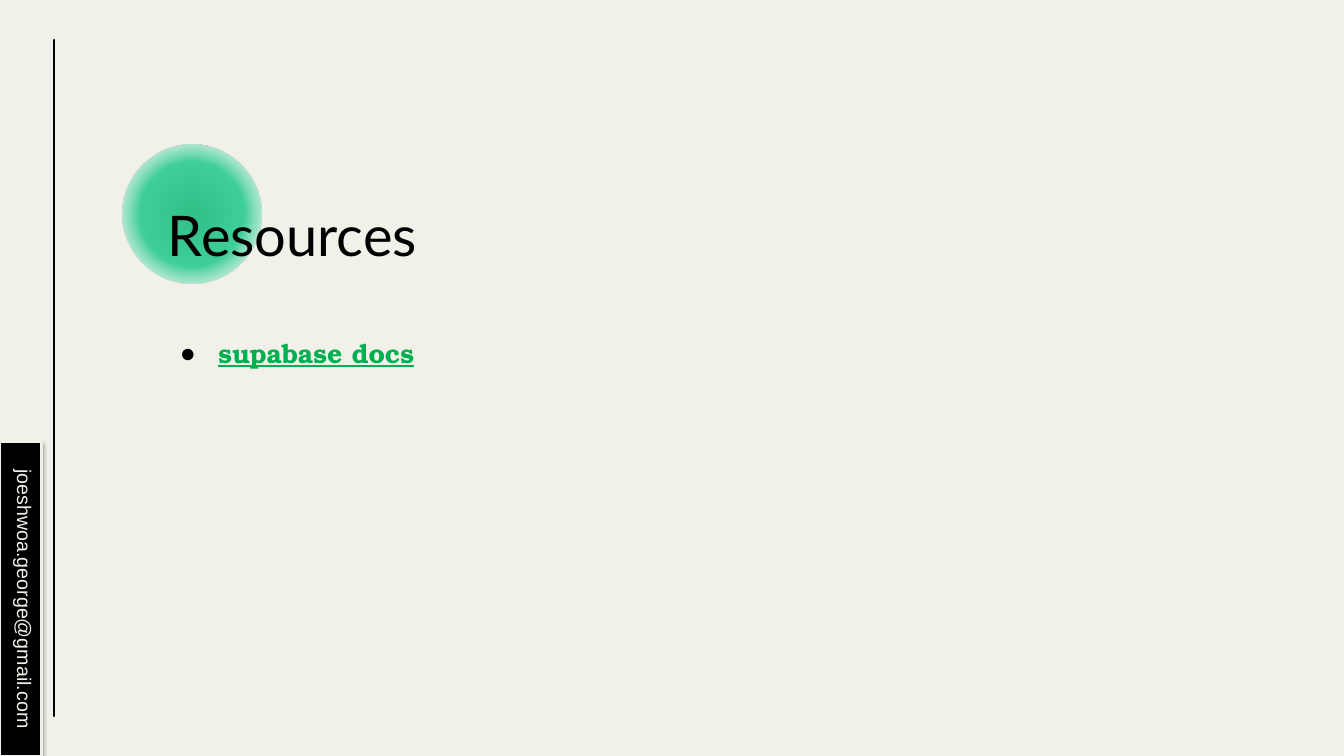
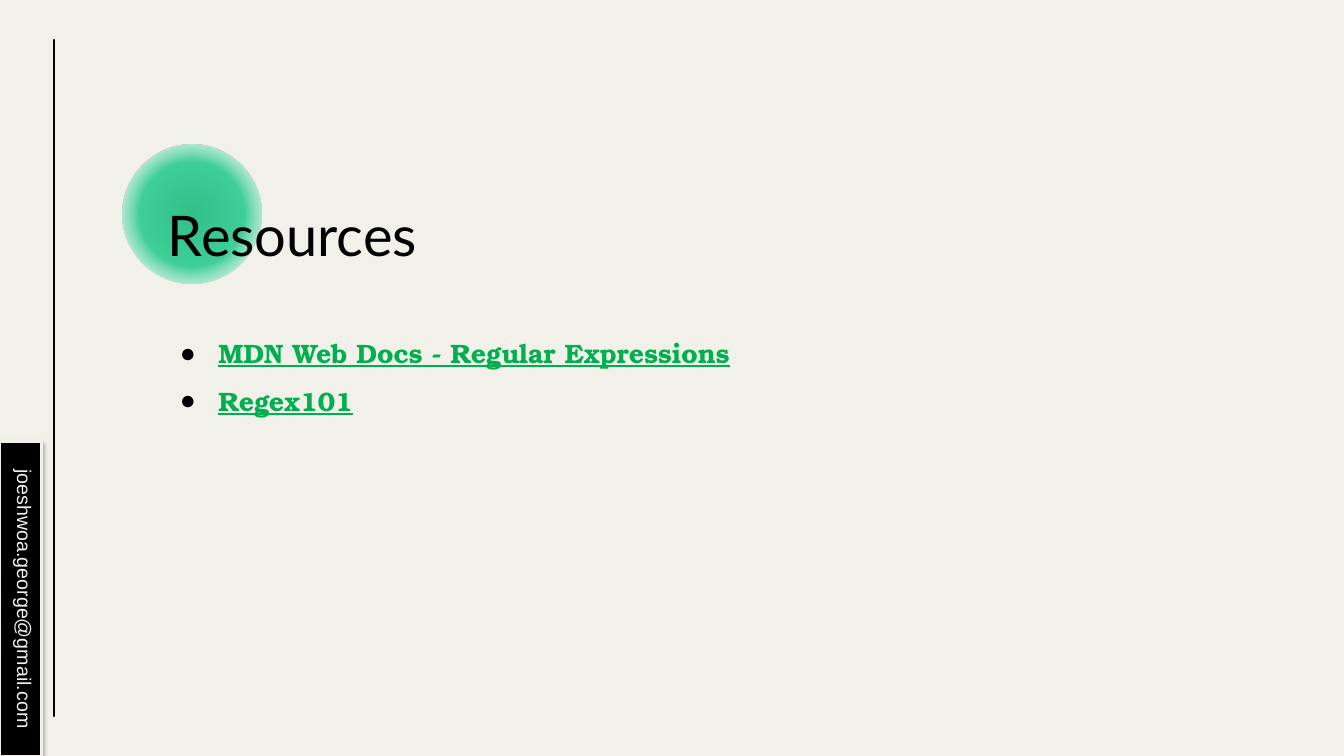
Before and after one commit to joeshwoa/Supabase_course_content, a slide deck: slide 22 of Mastering Supabase Session7.pptx (slide 25 before the commit). Drawn at 1344x756 pixels with LibreOffice and Linux fonts; fonts in the diff are those of the drawing. Boxes give left, top, right and bottom in pixels: in the first picture for what was removed or moved away, otherwise in the second. Text is boxed around its words. In the diff, an @@ line names an element or a change of style, - is before the commit and + after.

```diff
--- a/Mastering Supabase Session7.pptx
+++ b/Mastering Supabase Session7.pptx
@@ text at box(218, 342, 730, 418): text changed @@
-● supabase docs
+● MDN Web Docs - Regular Expressions
+● Regex101
```
Also in this commit, not shown: 11 other slides changed, 9 slides added, 13 slides removed, 12 other files.
